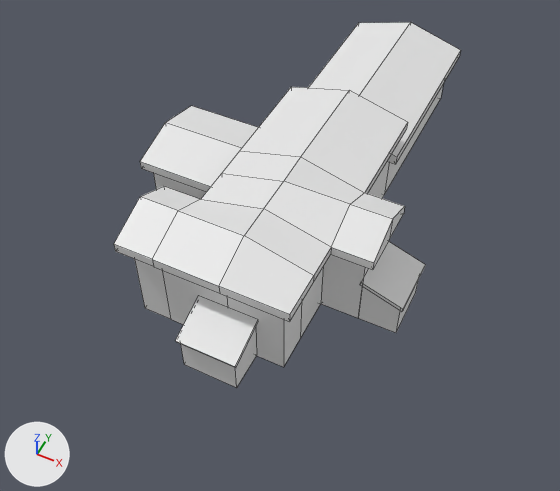
An edit to the FBX model src/Assets/3D Assets/Models/GAH.fbx, drawn before and after from the same camera.
The view is the same before and after, from a 50 mm lens placed at (23.8, -58.0, 58.9), pointed at (-1.6, -7.3, -4.5). The axes (+X, +Y, +Z) are drawn at lower left. The lights are the same throughout. Mesh edges are drawn as thin lines. Materials are left out; every surface is plain grey. Vertices at the same position are counted once.

Before the edit, the objects in view are built like this:
```python
me_cube_001 = bpy.data.meshes.new('Cube.001')
me_cube_001.from_pydata(...)  # 162 vertices, 150 faces; spans x -18.1..14.3, y -25.6..26.3, z -4.3..7.8
# faces by material slot: [60, 90]
me_cube_001.materials.append(mat_concrete034_001)
me_cube_001.materials.append(mat_redconcrete030_001)
ob_gah_main = bpy.data.objects.new('GAH Main', me_cube_001)
ob_gah_main.location = (0.0, 0.0, 0.0)
```
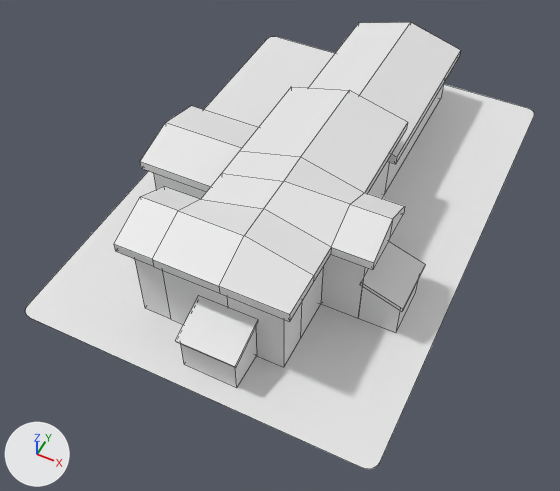
Location of each change, [x1, y1, x2, y2] in pixels of the pictures (560 x 491 px):
'GAH Main', reshaped (47% wider, 22% taller)
    before: [114, 22, 461, 388]
    after: [25, 22, 534, 469]
part 1 of me_cube_001, added
    after: [25, 37, 534, 469]

What the commit changed:
me_cube_001 is used by ob_gah_main; location (0.0, 0.0, 0.0).
me_cube_001 had 162 vertices, 150 faces and spanned x -18.1..14.3, y -25.6..26.3, z -4.3..7.8.
me_cube_001 now has 182 vertices, 151 faces and spans x -20.9..17.7, y -27.4..28.4, z -4.3..7.8.
me_cube_001 part 1: a new loose piece of 20 vertices spanning x -20.9..17.7, y -27.4..28.4, z -4.3.
